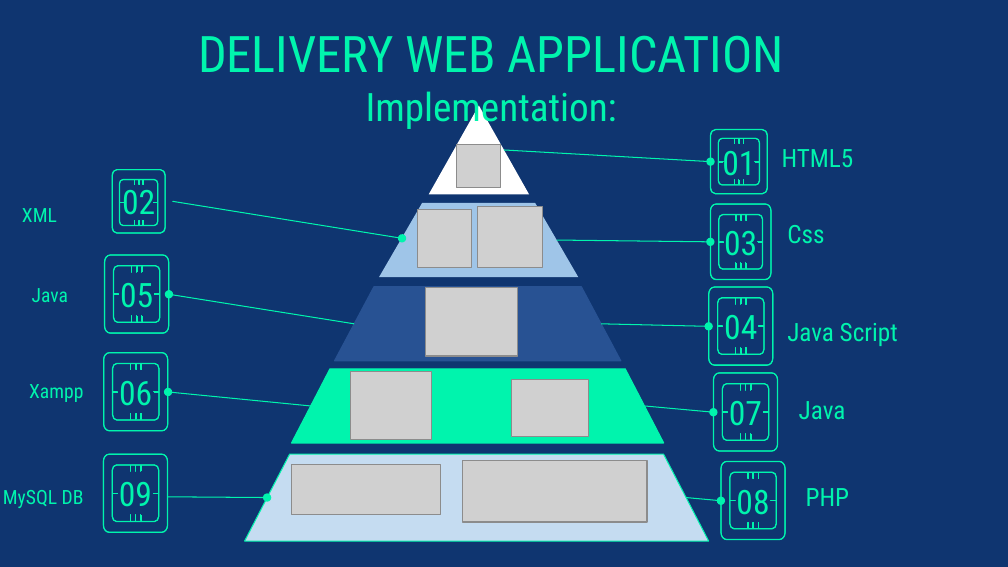
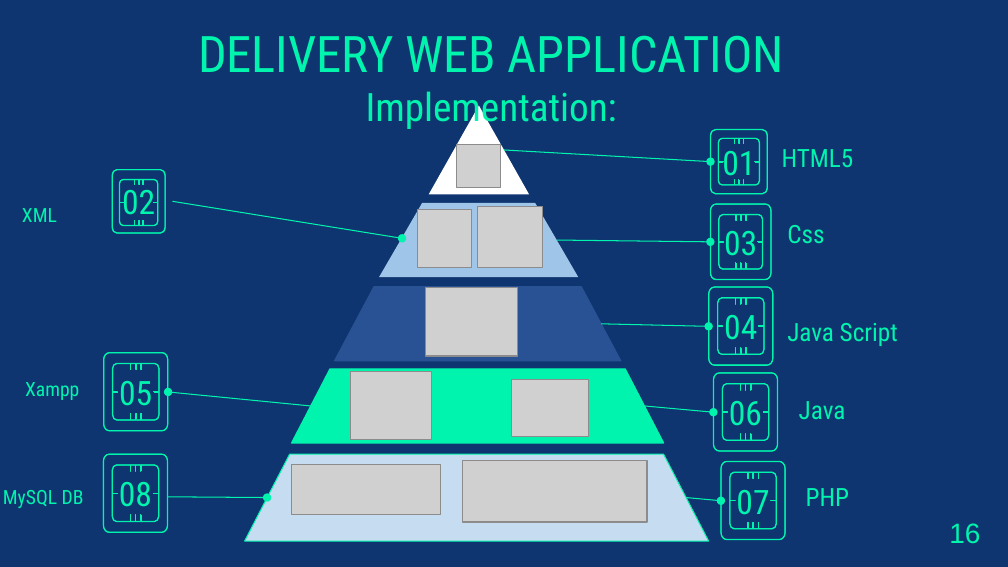
Before and after one commit to AntonioMakdissi/seniorProject, a slide deck: slide 22 of Report/CENG495_CCE_FINAL_PPT_ANTONIO_FAWZY.pptx (slide 17 before the commit). Drawn at 1008x567 pixels with LibreOffice and Linux fonts; fonts in the diff are those of the drawing; grey boxes stand for pictures. Boxes give left, top, right and bottom in pixels: in the first picture for what was removed or moved away, otherwise in the second. Text is boxed around its words. In the diff, an @@ line names an element or a change of style, - is before the commit and + after.

```diff
--- a/Report/CENG495_CCE_FINAL_PPT_ANTONIO_FAWZY.pptx
+++ b/Report/CENG495_CCE_FINAL_PPT_ANTONIO_FAWZY.pptx
@@ text removed at [32, 288, 68, 302] @@
-Java
@@ group removed at [105, 255, 169, 334]: 10 freeform shapes, 1 text @@
-05
@@ arrow removed from (354, 324) to (169, 294) @@
@@ text "Xampp": place and size @@
-text "Xampp" at [29, 384, 83, 402]
+text "Xampp" at [25, 382, 79, 400]
@@ text at [119, 381, 152, 406]: text changed @@
-06
+05
@@ text at [729, 401, 762, 426]: text changed @@
-07
+06
@@ text at [119, 482, 152, 515]: text changed @@
-09
+08
@@ text at [736, 490, 769, 515]: text changed @@
-08
+07
@@ text added at [949, 523, 980, 544], 20 pt, text #00F4AD @@
+16
```
Also in this commit, not shown: 26 other slides changed, 6 slides added, 1 slide removed, 2 other files.
